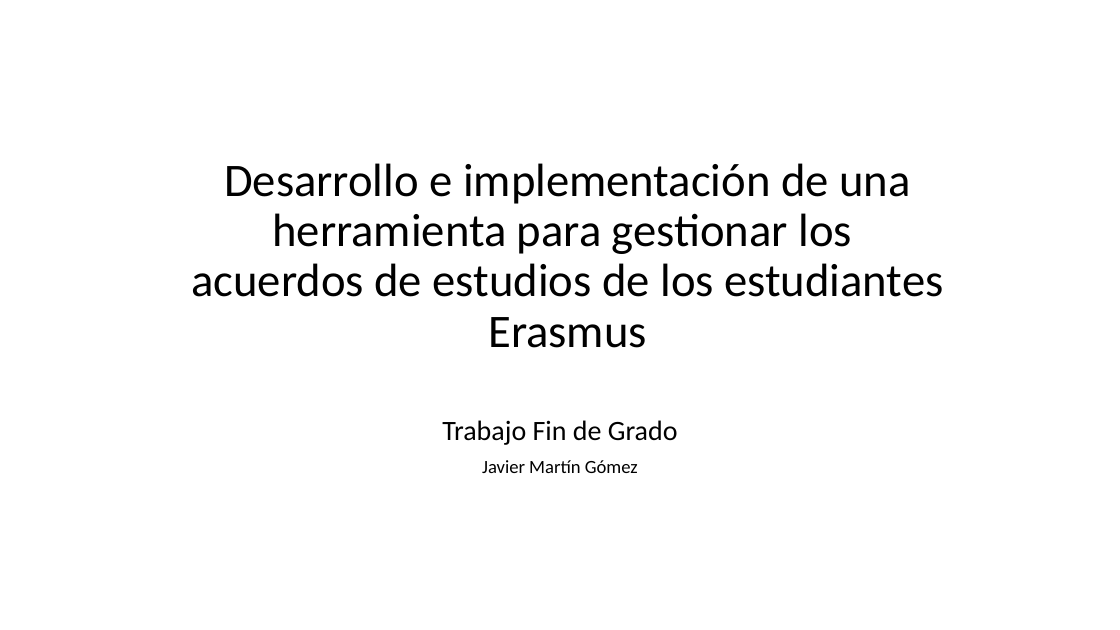
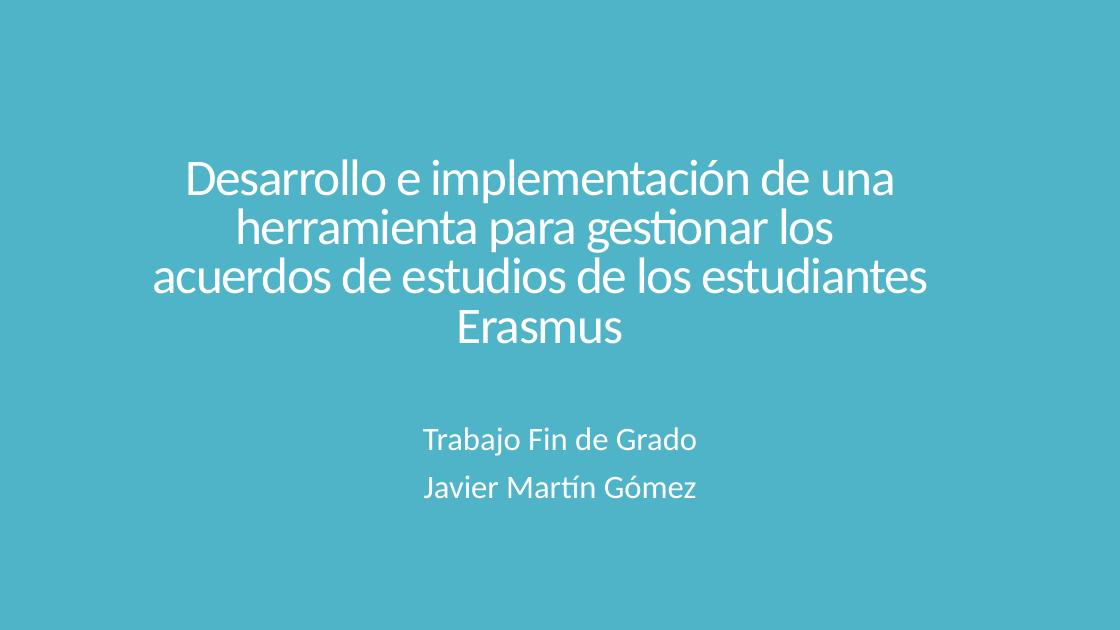
Before and after one commit to javi040898/TFG, a slide deck: slide 1 of Presentacion.pptx. Drawn at 1120x630 pixels with LibreOffice and Linux fonts; fonts in the diff are those of the drawing. Boxes give left, top, right and bottom in pixels: in the first picture for what was removed or moved away, otherwise in the second. Text is boxed around its words. In the diff, an @@ line names an element or a change of style, - is before the commit and + after.

```diff
--- a/Presentacion.pptx
+++ b/Presentacion.pptx
@@ background #FFFFFF to #50B4C8 @@
@@ rectangle added at bbox=[0, 0, 1120, 630], fill #50B4C8 @@
@@ title "Desarrollo e implementación de una ...": place and size @@
-title "Desarrollo e implementación de una ..." at bbox=[191, 163, 943, 348]
+title "Desarrollo e implementación de una ..." at bbox=[152, 159, 929, 344]
@@ title "Desarrollo e implementación de una ..." at bbox=[152, 159, 929, 344]: size 40 to 44 pt, text colour #000000 to #FFFFFF, letter spacing 0 to -1.2 pt; line spacing 0.9 to 0.8 @@
@@ subtitle "Trabajo Fin de Grado": place and size @@
-subtitle "Trabajo Fin de Grado" at bbox=[442, 420, 678, 473]
+subtitle "Trabajo Fin de Grado" at bbox=[423, 427, 697, 498]
@@ subtitle "Trabajo Fin de Grado" at bbox=[423, 427, 697, 498]: size 24 to 28 pt in "Trabajo Fin de Grado"; text colour #000000 to #FFFFFF; size 16 to 28 pt in "Javier Martín Gómez"; line spacing 0.9 to 0.85; more space between paragraphs @@
```
Also in this commit, not shown: 5 other slides changed, 2 slides added, 22 other files.
